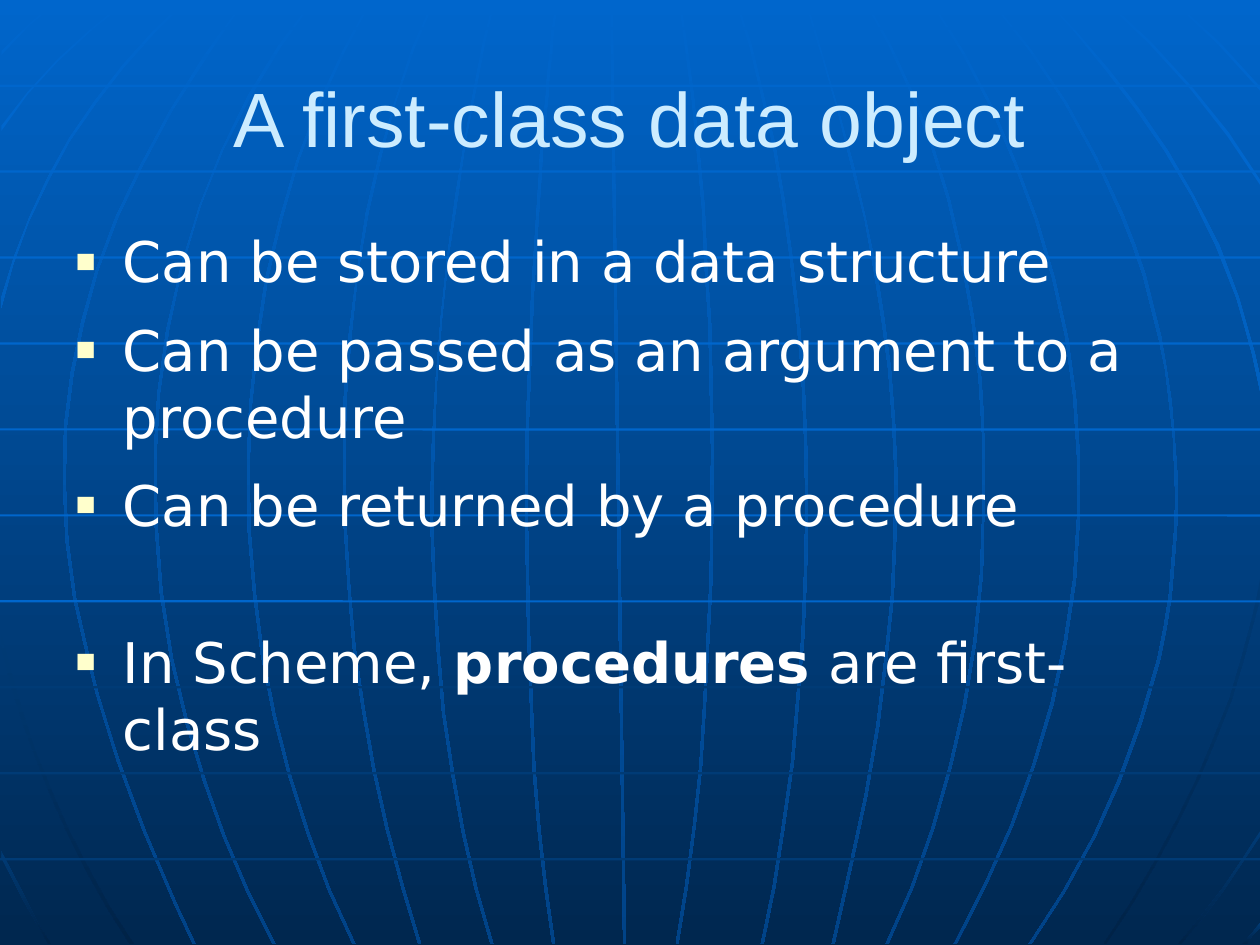
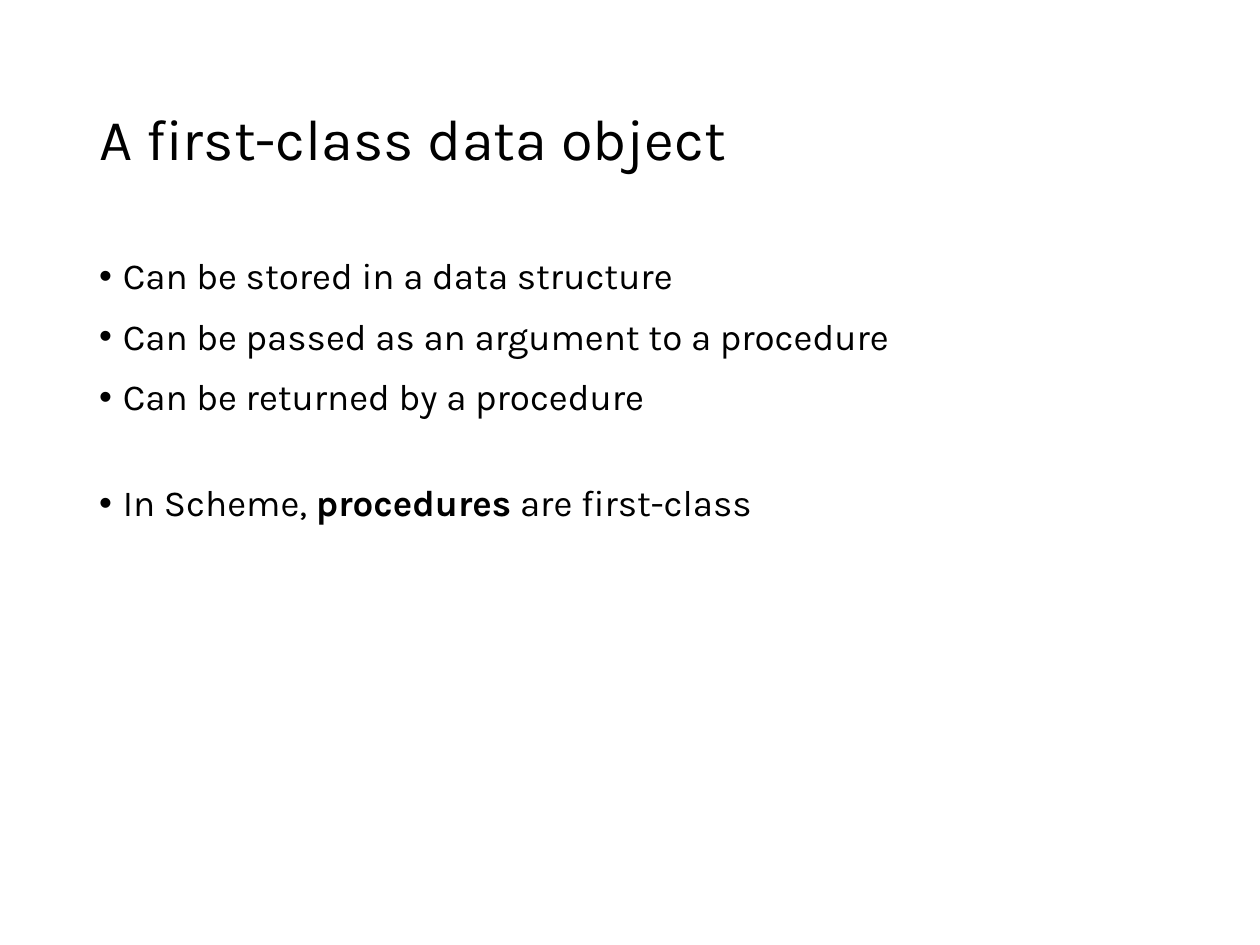
Before and after one commit to RHIT-CSSE/csse304, a slide deck: slide 6 of ClassMaterials/MapApply/RecursionMapApplyLambdaLet.pptx (slide 11 before the commit). Drawn at 1260x945 pixels with LibreOffice and Linux fonts; fonts in the diff are those of the drawing. Boxes give left, top, right and bottom in pixels: in the first picture for what was removed or moved away, otherwise in the second. Text is boxed around its words. In the diff, an @@ line names an element or a change of style, - is before the commit and + after.

```diff
--- a/ClassMaterials/MapApply/RecursionMapApplyLambdaLet.pptx
+++ b/ClassMaterials/MapApply/RecursionMapApplyLambdaLet.pptx
@@ background gradient #0066CC to #004488 to #FFFFFF @@
@@ title "A first-class data object" moved from (x1=234, y1=91, x2=1024, y2=162) to (x1=99, y1=120, x2=726, y2=174) @@
@@ title "A first-class data object" at (x1=99, y1=120, x2=726, y2=174): size 44 to 33 pt, font Arial to Karla, text colour #CCECFF to #000000; alignment centre to left; line spacing 1 to 0.9 @@
@@ text "Can be stored in a ..." moved from (x1=123, y1=239, x2=1122, y2=761) to (x1=123, y1=263, x2=889, y2=525) @@
@@ text "Can be stored in a ..." at (x1=123, y1=263, x2=889, y2=525): size 32 to 21 pt, font DejaVu Sans to Karla, text colour #FFFFFF to #000000; bullet ■ to •; line spacing 1 to 0.9; more space between paragraphs @@
@@ group removed at (x1=0, y1=0, x2=1260, y2=945): 24 freeform shapes, 10 lines @@
```
Also in this commit, not shown: 4 other slides changed, 1 slide added, 6 slides removed, 3 other files.
